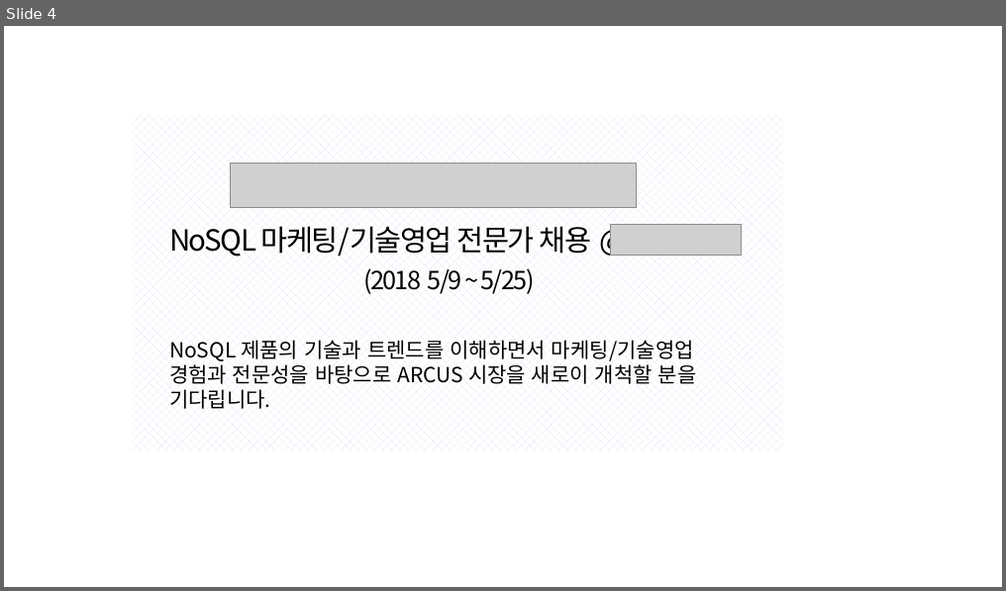
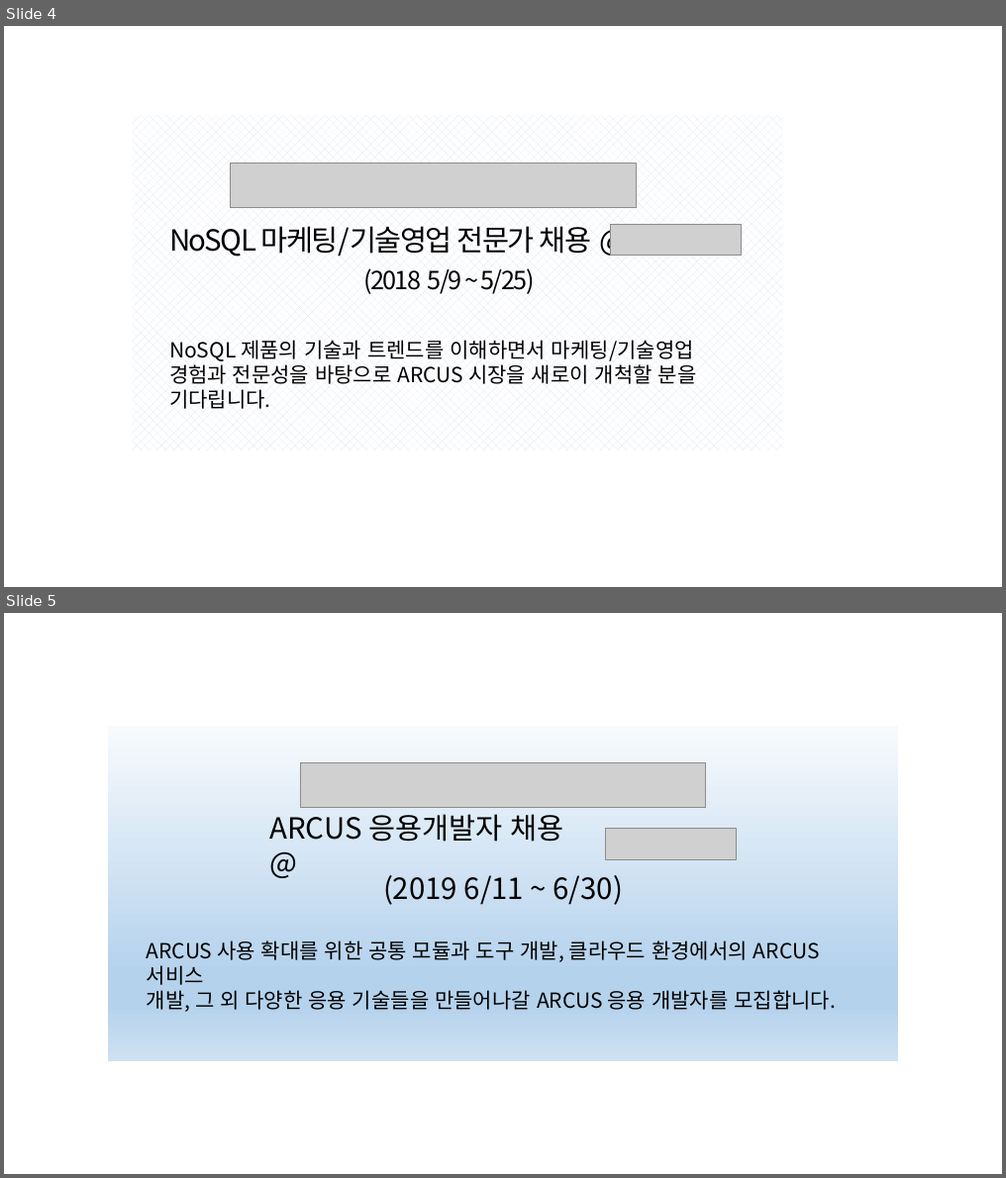
Before and after one commit to jam2in/recruit, a slide deck: images/jam2in-job-posting-images.pptx. Shown one above the other, each under a label of ours: slide 4 before the commit, slides 4 and 5 after it. The pictures are 1006x591 and 1006x1178 pixels, drawn with LibreOffice and Linux fonts; fonts in the diff are those of the drawing; grey boxes stand for pictures. Boxes give left, top, right and bottom in pixels: in the first picture for what was removed or moved away, otherwise in the second. Text is boxed around its words. In the diff, an @@ line names an element or a change of style, - is before the commit and + after.

```diff
--- a/images/jam2in-job-posting-images.pptx
+++ b/images/jam2in-job-posting-images.pptx
@@ slide 5 added at [4,613,1002,1174], background #FFFFFF @@
@@ group added at [108,726,899,1062]: 3 texts, 2 pictures, 1 rectangle @@
+ARCUS 응용개발자 채용 @
+ARCUS 사용 확대를 위한 공통 모듈과 도구 개발, 클라우드 환경에서의 ARCUS 서비스
+개발, 그 외 다양한 응용 기술들을 만들어나갈 ARCUS 응용 개발자를 모집합니다.
+(2019 6/11 ~ 6/30)
```
Also in this commit, not shown: 1 other file.
